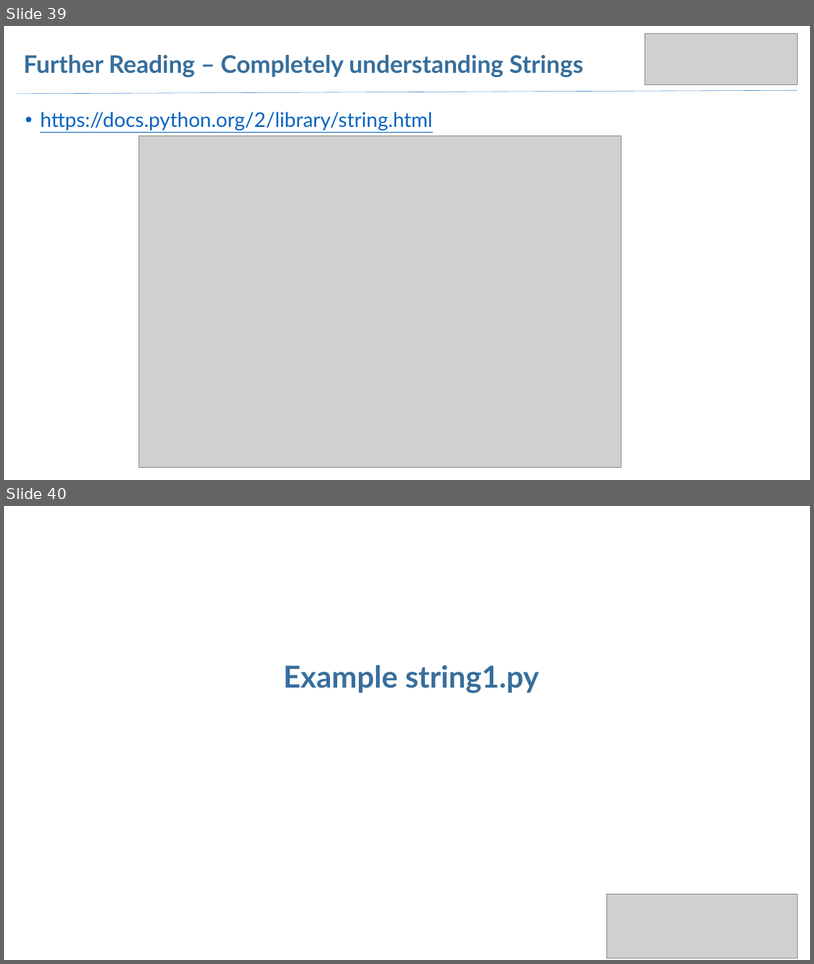
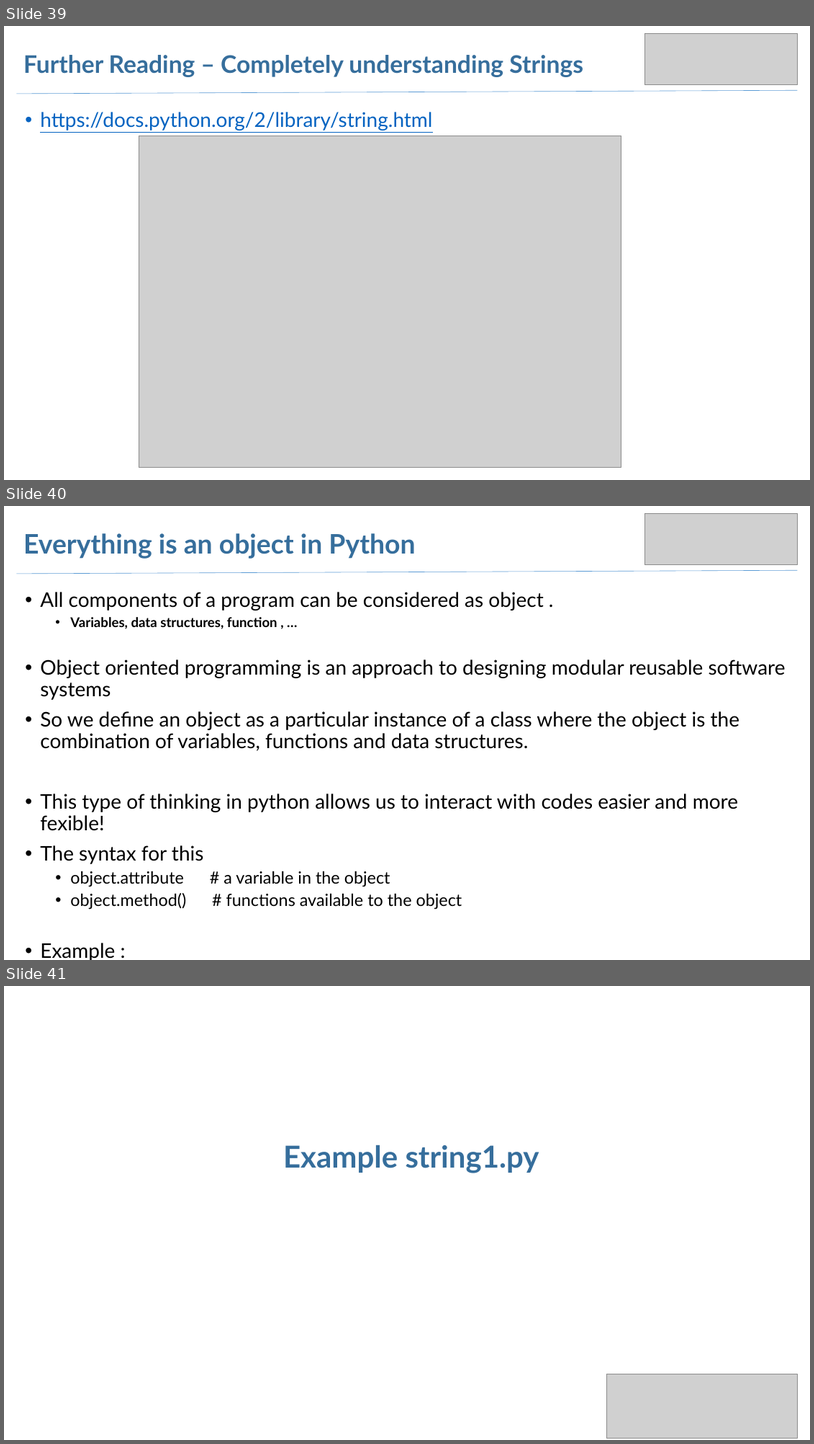
Before and after one commit to arjangvt/python-workshop, a slide deck: WorkshopSlides-Part1.pptx. Shown one above the other, each under a label of ours: slides 39 and 40 before the commit, slides 39, 40 and 41 after it. The pictures are 814x964 and 814x1444 pixels, drawn with LibreOffice and Linux fonts; fonts in the diff are those of the drawing; grey boxes stand for pictures. Boxes give left, top, right and bottom in pixels: in the first picture for what was removed or moved away, otherwise in the second. Text is boxed around its words. In the diff, an @@ line names an element or a change of style, - is before the commit and + after.

```diff
--- a/WorkshopSlides-Part1.pptx
+++ b/WorkshopSlides-Part1.pptx
@@ slide 40 added at [4, 506, 810, 960], background #FFFFFF @@
@@ picture added at [646, 513, 798, 565] @@
@@ title added at [23, 533, 415, 559], 32 pt, text #366E9C, bold @@
+Everything is an object in Python
@@ line added from (17, 574) to (797, 570), #5B9BD5 0.5 pt @@
@@ text added at [40, 592, 786, 909], 24 pt, text #000000 @@
+• All components of a program can be considered as object .
+  • Variables, data structures, function , …
+• Object oriented programming is an approach to designing modular reusable software systems
+• So we define an object as a particular instance of a class where the object is the combination of variables, functions and data structures.
+• This type of thinking in python allows us to interact with codes easier and more fexible!
+• The syntax for this
+  • object.attribute # a variable in the object
+  • object.method() # functions available to the object
+• Example :
@@ what was slide 40 is now slide 41 @@
```
Also in this commit, not shown: 1 slide changed, 1 other slide added, 1 other file.
